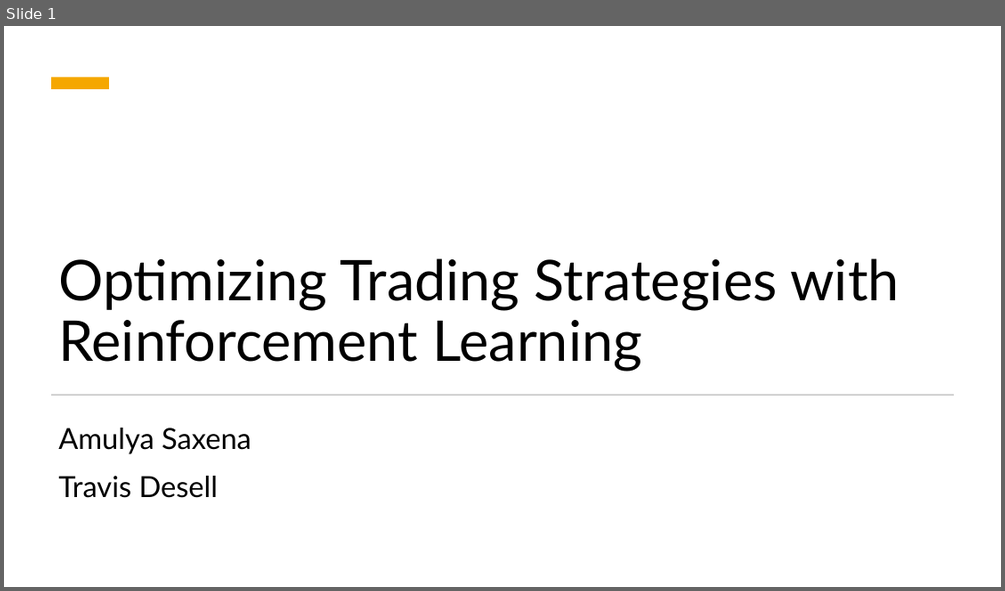
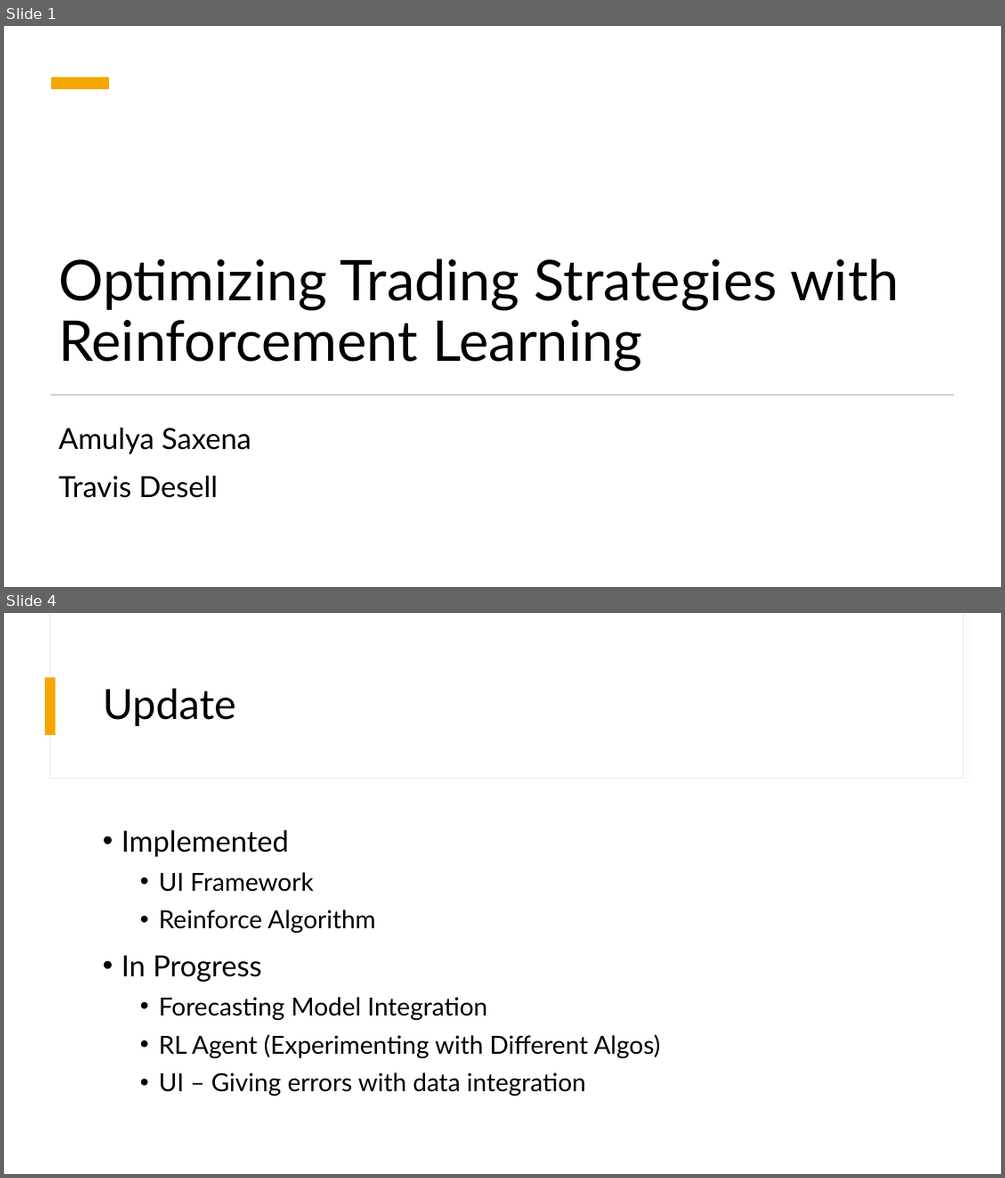
Before and after one commit to xlumzee/Optimizing-Trading-Strategies-RL, a slide deck: presentation/Standup 1.pptx. Shown one above the other, each under a label of ours: slide 1 before the commit, slides 1 and 4 after it; the slides between them are not shown. The pictures are 1005x591 and 1005x1178 pixels, drawn with LibreOffice and Linux fonts; fonts in the diff are those of the drawing. Boxes give left, top, right and bottom in pixels: in the first picture for what was removed or moved away, otherwise in the second. Text is boxed around its words. In the diff, an @@ line names an element or a change of style, - is before the commit and + after.

Commit message:
added dag, fix errors

```diff
--- a/presentation/Standup 1.pptx
+++ b/presentation/Standup 1.pptx
@@ slide 4 added at [4, 613, 1001, 1174], background #FFFFFF @@
@@ rectangle added at [49, 613, 963, 779], fill #FFFFFF, outline #E9E9E9 0.75 pt @@
@@ rectangle added at [50, 613, 963, 778], fill #FFFFFF @@
@@ rectangle added at [45, 677, 56, 735], fill #F5A700 @@
@@ title added at [103, 688, 236, 726], 40 pt, text #000000 @@
+Update
@@ text added at [121, 830, 661, 1095], 24 pt, text #000000 @@
+• Implemented
+  • UI Framework
+  • Reinforce Algorithm
+• In Progress
+  • Forecasting Model Integration
+  • RL Agent (Experimenting with Different Algos)
+  • UI – Giving errors with data integration
```
Also in this commit, not shown: 3 slides changed, 3 other slides added, 2 slides removed, 22 other files.
